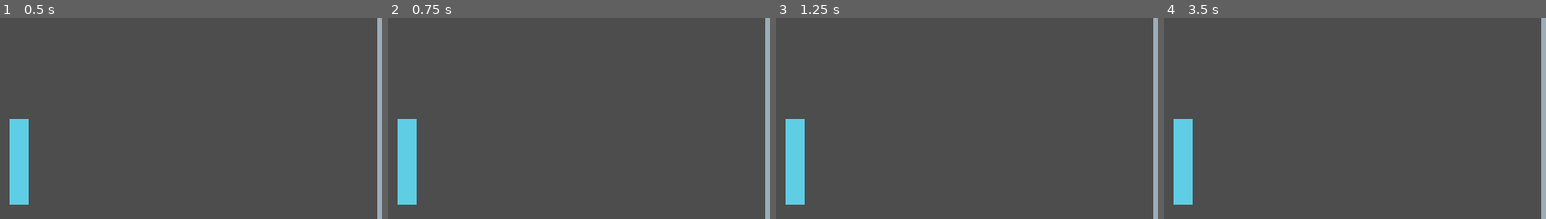
Above: before the commit, frames 1-4 (left to right).
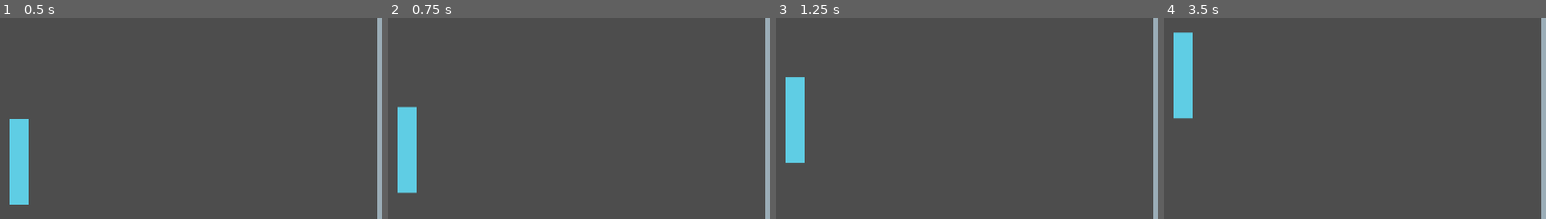
Above: after the commit, the same moments.

Repository: mohasrc/ping-pong
Game: Godot game, scene res://scenes/arena.tscn
The game is run twice, just before and just after one commit, with the same random seed, the same clock (stepped at 60 frames per second) and the same inputs.
Inputs:
- Up to frame 1 (0.5 s): no input
- Up to frame 2 (0.75 s): tap Enter at 0.5 s; hold W (blue_up, bound only after the commit) from 0.53 s (still down)
- Up to frame 3 (1.25 s): keep holding W (blue_up, bound only after the commit)
- Up to frame 4 (3.5 s): release W (blue_up, bound only after the commit) at 1.28 s; hold S (blue_down, bound only after the commit) 1.28-2.03 s; hold W (blue_up, bound only after the commit) from 2.03 s (still down)
The pictures show only the part of the screen within x 0-50%, y 14-64%; the shares and areas given below are measured in that part.

Frame 1 is identical in both runs. In frame 2, 0.6% of the frame differs, in the area x 2-8%, y 44-93%; in frame 3, 2.1%; in frame 4, 4.3%, in the area x 2-8%, y 7-93%.

Commit message:
added paddle logic

Diff:
--- a/project.godot
+++ b/project.godot
@@ -19,3 +19,30 @@
 
 window/size/viewport_width=1280
 window/size/viewport_height=720
+
+[input]
+
+red_up={
+"deadzone": 0.2,
+"events": [Object(InputEventKey,"resource_local_to_scene":false,"resource_name":"","device":-1,"window_id":0,"alt_pressed":false,"shift_pressed":false,"ctrl_pressed":false,"meta_pressed":false,"pressed":false,"keycode":0,"physical_keycode":4194320,"key_label":0,"unicode":0,"location":0,"echo":false,"script":null)
+]
+}
+red_down={
+"deadzone": 0.2,
+"events": [Object(InputEventKey,"resource_local_to_scene":false,"resource_name":"","device":-1,"window_id":0,"alt_pressed":false,"shift_pressed":false,"ctrl_pressed":false,"meta_pressed":false,"pressed":false,"keycode":0,"physical_keycode":4194322,"key_label":0,"unicode":0,"location":0,"echo":false,"script":null)
+]
+}
+blue_up={
+"deadzone": 0.2,
+"events": [Object(InputEventKey,"resource_local_to_scene":false,"resource_name":"","device":-1,"window_id":0,"alt_pressed":false,"shift_pressed":false,"ctrl_pressed":false,"meta_pressed":false,"pressed":false,"keycode":0,"physical_keycode":87,"key_label":0,"unicode":119,"location":0,"echo":false,"script":null)
+]
+}
+blue_down={
+"deadzone": 0.2,
+"events": [Object(InputEventKey,"resource_local_to_scene":false,"resource_name":"","device":-1,"window_id":0,"alt_pressed":false,"shift_pressed":false,"ctrl_pressed":false,"meta_pressed":false,"pressed":false,"keycode":0,"physical_keycode":83,"key_label":0,"unicode":115,"location":0,"echo":false,"script":null)
+]
+}
+nothing={
+"deadzone": 0.2,
+"events": []
+}
--- a/scenes/arena.tscn
+++ b/scenes/arena.tscn
@@ -1,10 +1,9 @@
-[gd_scene load_steps=7 format=3 uid="uid://cjnvp0cw7davb"]
+[gd_scene load_steps=6 format=3 uid="uid://cjnvp0cw7davb"]
 
 [ext_resource type="PackedScene" uid="uid://k8bwb1i4148j" path="res://scenes/wall.tscn" id="1_e05a3"]
 [ext_resource type="Texture2D" uid="uid://bclb83xclmo26" path="res://sprites/PingPongCenterLine.png" id="1_wl4x5"]
 [ext_resource type="PackedScene" uid="uid://bhuy4s8sayvyx" path="res://scenes/paddle.tscn" id="3_7ft05"]
 [ext_resource type="Texture2D" uid="uid://h141h3i33pvk" path="res://sprites/PingPongPaddleRed.png" id="4_4ag8t"]
-[ext_resource type="Script" uid="uid://dii12n8ab5cra" path="res://scripts/paddleRed.gd" id="4_dpxgc"]
 [ext_resource type="Texture2D" uid="uid://bovmo6rs3xr7j" path="res://sprites/PingPongPaddleBlue.png" id="5_dpxgc"]
 
 [node name="Arena" type="Node2D"]
@@ -24,13 +23,9 @@
 
 [node name="Paddle Red" parent="." instance=ExtResource("3_7ft05")]
 position = Vector2(1248, 360)
-script = ExtResource("4_dpxgc")
-
-[node name="PingPongPaddleRed" type="Sprite2D" parent="Paddle Red"]
-texture = ExtResource("4_4ag8t")
+paddle_sprite_texture = ExtResource("4_4ag8t")
 
 [node name="Paddle Blue" parent="." instance=ExtResource("3_7ft05")]
 position = Vector2(32, 360)
-
-[node name="PingPongPaddleBlue" type="Sprite2D" parent="Paddle Blue"]
-texture = ExtResource("5_dpxgc")
+color = 1
+paddle_sprite_texture = ExtResource("5_dpxgc")
--- a/scenes/paddle.tscn
+++ b/scenes/paddle.tscn
@@ -1,11 +1,15 @@
-[gd_scene load_steps=2 format=3 uid="uid://bhuy4s8sayvyx"]
+[gd_scene load_steps=3 format=3 uid="uid://bhuy4s8sayvyx"]
 
-[sub_resource type="RectangleShape2D" id="RectangleShape2D_31swd"]
+[ext_resource type="Script" uid="uid://dii12n8ab5cra" path="res://scripts/paddle.gd" id="1_3xiby"]
+
+[sub_resource type="RectangleShape2D" id="RectangleShape2D_y7wee"]
 size = Vector2(32, 144)
 
-[node name="Paddle" type="Node2D"]
+[node name="Paddle" type="CharacterBody2D" node_paths=PackedStringArray("paddle_sprite_node")]
+script = ExtResource("1_3xiby")
+paddle_sprite_node = NodePath("Sprite2D")
 
-[node name="StaticBody2D" type="StaticBody2D" parent="."]
+[node name="CollisionShape2D" type="CollisionShape2D" parent="."]
+shape = SubResource("RectangleShape2D_y7wee")
 
-[node name="CollisionShape2D" type="CollisionShape2D" parent="StaticBody2D"]
-shape = SubResource("RectangleShape2D_31swd")
+[node name="Sprite2D" type="Sprite2D" parent="."]
--- /dev/null
+++ b/scripts/paddle.gd
@@ -0,0 +1,23 @@
+extends CharacterBody2D
+
+enum PaddleColor {RED, BLUE}
+
+@export var color: PaddleColor
+@export var speed : int = 100
+@export var paddle_sprite_node : Sprite2D
+@export var paddle_sprite_texture : Texture2D
+
+func _ready() -> void:
+	paddle_sprite_node.texture = paddle_sprite_texture
+
+func get_input() -> void:
+	var input_direction : Vector2
+	if color == PaddleColor.RED:
+		input_direction = Input.get_vector('nothing', 'nothing', 'red_up', 'red_down')
+	else:
+		input_direction = Input.get_vector('nothing', 'nothing', 'blue_up', 'blue_down')
+	velocity = input_direction * speed
+
+func _physics_process(delta: float) -> void:
+	get_input()
+	move_and_slide()
--- a/scripts/paddleRed.gd
+++ /dev/null
@@ -1 +0,0 @@
-extends Node2D
Renamed: scripts/paddleRed.gd.uid -> scripts/paddle.gd.uid
